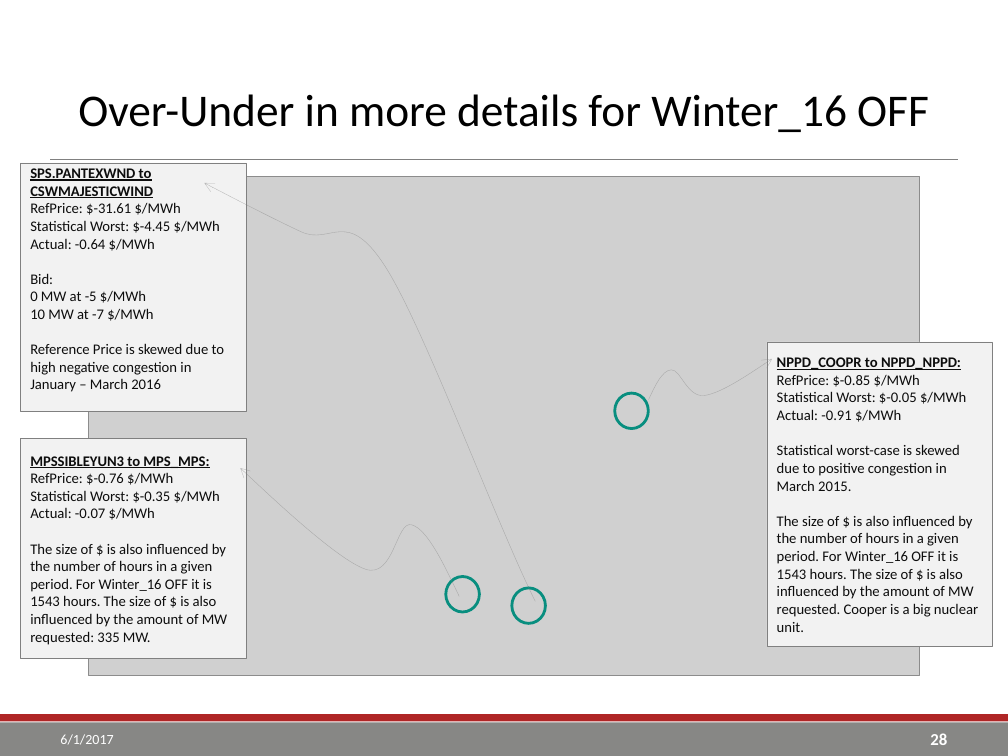
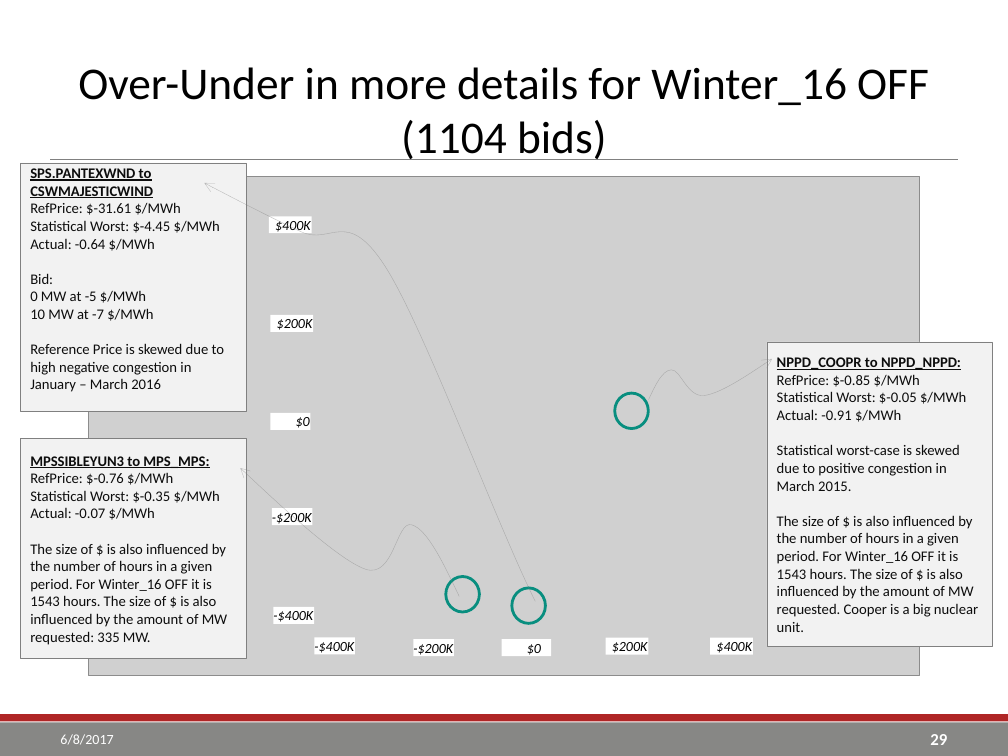
Before and after one commit to go-yohan/sppcredit, a slide deck: slide 29 of ppt/SPP TCR Reference Price Calculation.pptx (slide 28 before the commit). Drawn at 1008x756 pixels with LibreOffice and Linux fonts; fonts in the diff are those of the drawing; grey boxes stand for pictures; background and template pictures are left out. Boxes give left, top, right and bottom in pixels: in the first picture for what was removed or moved away, otherwise in the second. Text is boxed around its words. In the diff, an @@ line names an element or a change of style, - is before the commit and + after.

Commit message:
update powerpoint slide deck

```diff
--- a/ppt/SPP TCR Reference Price Calculation.pptx
+++ b/ppt/SPP TCR Reference Price Calculation.pptx
@@ title at [78,67,929,160]: text changed @@
-Over-Under in more details for Winter_16 OFF
+Over-Under in more details for Winter_16 OFF
+(1104 bids)
@@ rectangle added at [269,217,311,234], fill #FFFFFF, 10 pt, text #000000, italic @@
+$400K
@@ rectangle added at [270,314,312,332], fill #FFFFFF, 10 pt, text #000000, italic @@
+$200K
@@ rectangle added at [270,413,310,430], fill #FFFFFF, 10 pt, text #000000, italic @@
+$0
@@ rectangle added at [272,508,312,525], fill #FFFFFF, 10 pt, text #000000, italic @@
+-$200K
@@ rectangle added at [273,607,313,624], fill #FFFFFF, 10 pt, text #000000, italic @@
+-$400K
@@ group added at [314,637,753,656]: 5 rectangles @@
+-$200K
+-$400K
+$400K
+$200K
+$0
@@ text at [60,734,113,745]: text changed @@
-6/1/2017
+6/8/2017
@@ page number at [930,734,947,745]: text changed @@
-28
+29
```
Also in this commit, not shown: 54 other slides changed, 1 slide added, 1 slide removed, 3 other files.
